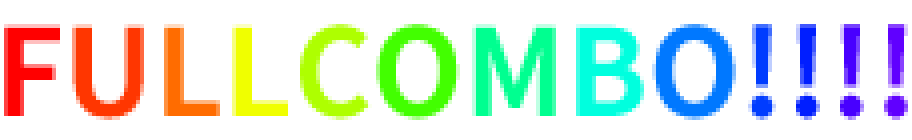
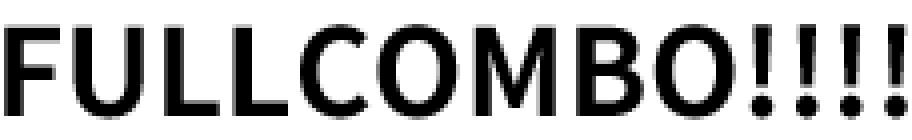
Two versions of the same layered image (912×140). Layer-by-layer changes:
added layer "FULLCOMBO!!!!" (1st of 2) above "FULLCOMBO!!!!" over [4,24,908,120]
hid "FULLCOMBO!!!!" (2nd of 2) over [4,24,908,120]
